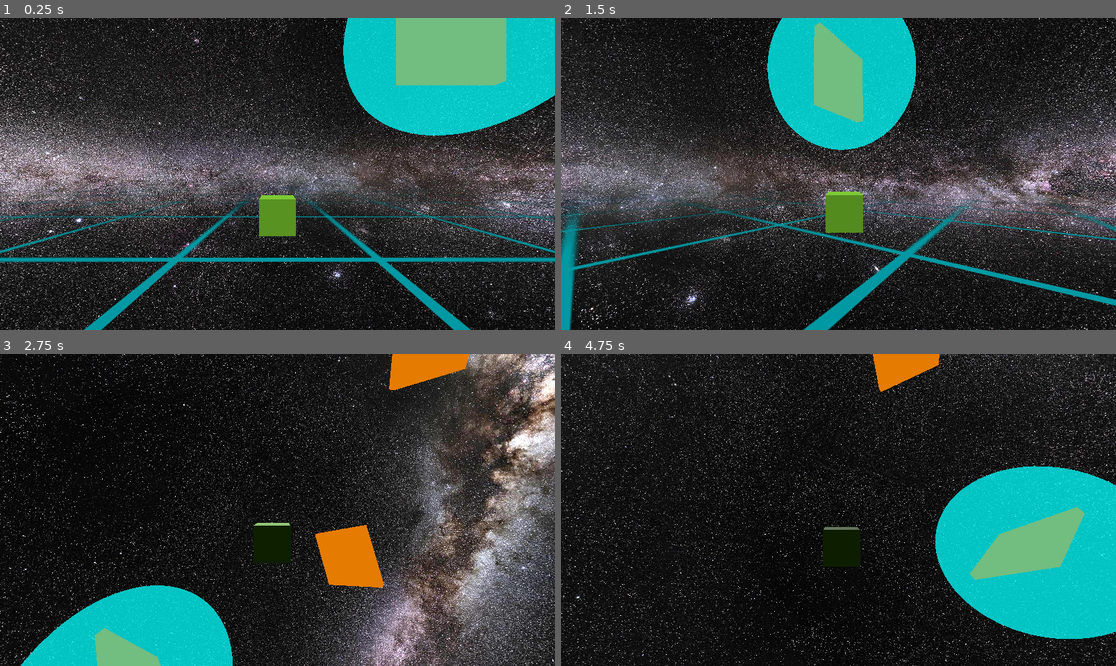
Above: before the commit, frames 1-4 (two rows, left to right).
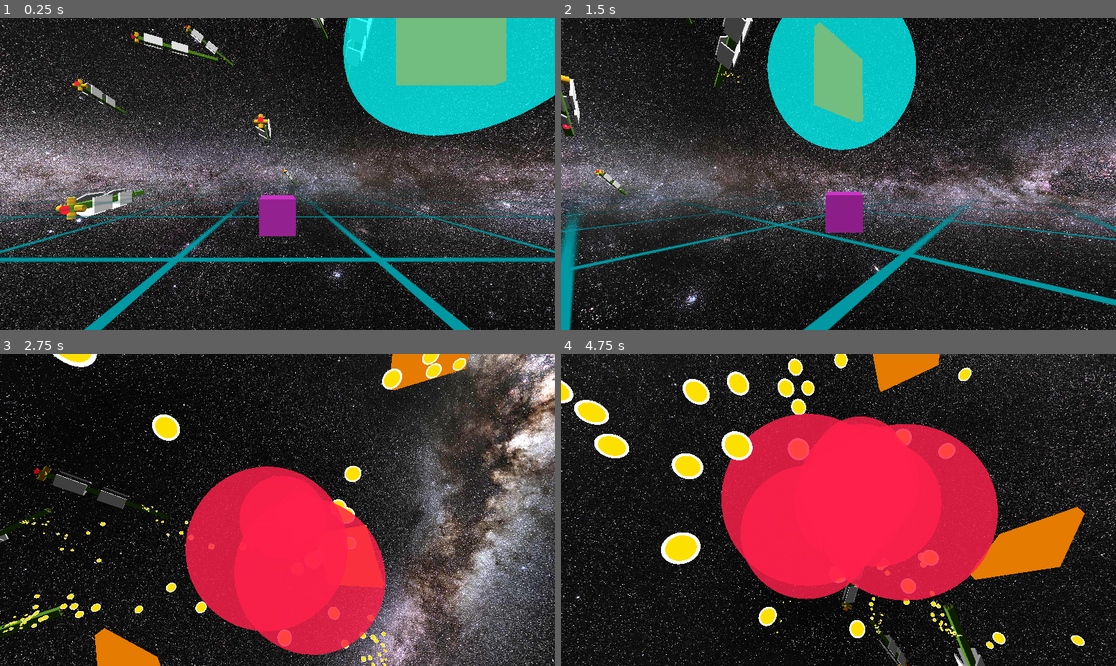
Above: after the commit, the same moments.

Repository: david-andrew/Aberration
Game: Godot game, scene res://world.tscn
Same seed, same stepped clock (60 frames per second), same inputs: the game is played once before the commit and once after it.
Inputs:
- Up to frame 1 (0.25 s): no input
- Up to frame 2 (1.5 s): hold Right (right) 0.53-1.28 s; hold A (a) 0.53-1.28 s; tap D (d) at 0.8, 1.35 s; hold Down (down) from 1.28 s (still down)
- Up to frame 3 (2.75 s): tap E (e) at 1.55 s; release Down (down) at 2.03 s; hold Right (right) from 2.03 s (still down); hold E (e) from 2.03 s (still down); tap Q (q) at 2.3 s
- Up to frame 4 (4.75 s): release Right (right) at 2.78 s; release E (e) at 2.78 s; hold Up (up) 2.78-3.53 s; tap Q (q) at 2.85 s; tap S (s) at 3.05 s; hold S (s) 3.53-4.28 s; hold Left (left) from 3.53 s (still down); tap W (w) at 3.8, 4.35 s; tap A (a) at 4.55 s

The runs differ from the first frame. In frame 1, 2.7% of the frame differs, in the area x 10-68%, y 0-70%; in frame 2, 2.0%; in frame 3, 26%; in frame 4, 41%, in the area x 0-100%, y 0-100%.

Commit message:
made ships point at player via look-at like function

Diff:
--- a/scenes/ThrustModule.gd
+++ b/scenes/ThrustModule.gd
@@ -13,35 +13,60 @@
 	assert(original_parent is ShipCore, "expected thrusters to be attached to a ship core")
 	super.link_module_to_core()
 
-func point_towards(target:Vector3, strength:float=1.0):
-	#DEBUG
+func point_towards(target:Vector3, delta:float):
 	if not original_parent.visible:
 		return
 
 	if get_parent() != original_parent:
 		return
-	# get target in local coordinates
-	var relative_diff = target * original_parent.global_transform
-	var local_target_dir = relative_diff.normalized()
+	#var current_orientation = global_transform.basis
+	#var target_orientation = (global_transform.origin - target).normalized()
+	var relative_diff = (target - original_parent.global_transform.origin)
+	#relative_diff += Vector3(randfn(0,1), randfn(0,1), randfn(0,1)) * relative_diff.length_squared() / 1000000
+	#var target_dir = (target - original_parent.global_transform.origin).normalized()
+	var target_dir = relative_diff.normalized()
+	var current_dir = -original_parent.global_transform.basis.z.normalized()
 
-	#TODO: maye these proportional to the angle difference
-	var dir_xz = Vector3(local_target_dir.x, 0, local_target_dir.z)
-	var y_strength = -Vector3.FORWARD.dot(dir_xz)/2 + 0.5
-	if Vector3.LEFT.dot(local_target_dir) > 0:
-		#print('positive rotation around Y ', y_strength)
-		original_parent.add_constant_torque(original_parent.basis * Vector3.UP * ROTATION_STRENGTH*y_strength)
-	else:
-		#print('negative rotation around Y ', y_strength)
-		original_parent.add_constant_torque(original_parent.basis * Vector3.DOWN * ROTATION_STRENGTH*y_strength)
-	var dir_yz = Vector3(0, local_target_dir.y, local_target_dir.z)
-	var x_strength = -Vector3.FORWARD.dot(dir_yz)/2 + 0.5
-	if Vector3.UP.dot(local_target_dir) > 0:
-		#print('positive rotation around x ', x_strength)
-		original_parent.add_constant_torque(original_parent.basis * Vector3.RIGHT * ROTATION_STRENGTH * x_strength)
-	else:
-		#print('negative rotation around x ', x_strength)
-		original_parent.add_constant_torque(original_parent.basis * Vector3.LEFT * ROTATION_STRENGTH * x_strength)
-
+	var angle = acos(clamp(current_dir.dot(target_dir), -1, 1))
+	var axis = current_dir.cross(target_dir).normalized()
+	print('rotation angle ', angle)
+	if angle > 0.01:
+		var rotation_amount = min(angle, 0.1 * delta)#rotation_speed * delta)
+		var rot = Quaternion(axis, rotation_amount)
+		original_parent.global_transform.basis = Basis(rot) * original_parent.global_transform.basis
+#
+#func point_towards(target:Vector3, strength:float=1.0):
+	###DEBUG
+	#if not original_parent.visible:
+		#return
+	#
+	#if get_parent() != original_parent:
+		#return
+		#
+	#var relative_diff = target * original_parent.global_transform
+	#var distance = relative_diff.length()
+	#original_parent.look_at(target, original_parent.basis.y)
+	### get target in local coordinates
+	##var local_target_dir = relative_diff.normalized()
+	##
+	###TODO: maye these proportional to the angle difference
+	##var dir_xz = Vector3(local_target_dir.x, 0, local_target_dir.z)
+	##var y_strength = -Vector3.FORWARD.dot(dir_xz)/2 + 0.5
+	##if Vector3.LEFT.dot(local_target_dir) > 0:
+		###print('positive rotation around Y ', y_strength)
+		##original_parent.add_constant_torque(original_parent.basis * Vector3.UP * ROTATION_STRENGTH*y_strength)
+	##else:
+		###print('negative rotation around Y ', y_strength)
+		##original_parent.add_constant_torque(original_parent.basis * Vector3.DOWN * ROTATION_STRENGTH*y_strength)
+	##var dir_yz = Vector3(0, local_target_dir.y, local_target_dir.z)
+	##var x_strength = -Vector3.FORWARD.dot(dir_yz)/2 + 0.5
+	##if Vector3.UP.dot(local_target_dir) > 0:
+		###print('positive rotation around x ', x_strength)
+		##original_parent.add_constant_torque(original_parent.basis * Vector3.RIGHT * ROTATION_STRENGTH * x_strength)
+	##else:
+		###print('negative rotation around x ', x_strength)
+		##original_parent.add_constant_torque(original_parent.basis * Vector3.LEFT * ROTATION_STRENGTH * x_strength)
+		##
 
 func translate_towards(target:Vector3, strength:float=1.0):
 	if get_parent() != original_parent:
--- a/scripts/LaserModule.gd
+++ b/scripts/LaserModule.gd
@@ -21,6 +21,11 @@
 	original_parent = get_parent()
 
 func shoot(physics_delta):
+	#DEBUG, for now don't use lasers
+	laser.visible = false
+	return
+
+
 	#only try to shoot again after a random number of frames
 	if not last_try_had_enough_power and randf() < 0.9:
 		return
--- a/scripts/ShipCore.gd
+++ b/scripts/ShipCore.gd
@@ -26,23 +26,23 @@
 	player = GameMaster.current_scene.find_child('Player')
 
 
-func _physics_process(_delta):
+func _physics_process(delta):
 	if not is_instance_valid(player):
 		return
 
 	if not is_instance_valid(thrusters):
 		return
-	#thrusters.translate_towards(player.global_position)
-	thrusters.point_towards(player.global_position)
-	#thrusters.thrust_forward(1.0)
+	thrusters.translate_towards(player.global_position)
+	thrusters.point_towards(player.global_position, delta)
+	thrusters.thrust_forward(1.0)
 	#apply_central_force(basis * Vector3.FORWARD * 1000)
 	pass
 
-	var local_angular = angular_velocity * global_basis
-	#local_angular.x = 1
-	local_angular.z = 0#sign(local_angular.z) * min(abs(local_angular.z), 0.1)
-	angular_velocity = global_basis * local_angular
-
+	#var local_angular = angular_velocity * global_basis
+	##local_angular.x = 1
+	#local_angular.z = 0#sign(local_angular.z) * min(abs(local_angular.z), 0.1)
+	#angular_velocity = global_basis * local_angular
+	#
 
 
 func destroy():
--- a/world.tscn
+++ b/world.tscn
@@ -58,77 +58,66 @@
 
 [node name="LargeShip5" parent="." instance=ExtResource("1_h85ca")]
 transform = Transform3D(0.965926, 0, 0.258819, 0, 1, 0, -0.258819, 0, 0.965926, -231.153, 99.0077, -267)
-visible = false
 
 [node name="TeamID" parent="LargeShip5" instance=ExtResource("6_pbg1v")]
 team = 0
 
 [node name="LargeShip6" parent="." instance=ExtResource("1_h85ca")]
 transform = Transform3D(0.5, 0, -0.866025, 0, 1, 0, 0.866025, 0, 0.5, -131.153, 168.008, -267)
-visible = false
 
 [node name="TeamID" parent="LargeShip6" instance=ExtResource("6_pbg1v")]
 team = 0
 
 [node name="LargeShip7" parent="." instance=ExtResource("1_h85ca")]
 transform = Transform3D(0.433013, 0.5, -0.75, -0.25, 0.866025, 0.433013, 0.866025, 0, 0.5, -131.153, 251.685, -397.906)
-visible = false
 
 [node name="TeamID" parent="LargeShip7" instance=ExtResource("6_pbg1v")]
 team = 0
 
 [node name="LargeShip8" parent="." instance=ExtResource("1_h85ca")]
 transform = Transform3D(0.808013, 0.433013, -0.399519, -0.25, 0.866025, 0.433013, 0.533494, -0.25, 0.808013, 40.8468, -9.99228, -691.366)
-visible = false
 
 [node name="TeamID" parent="LargeShip8" instance=ExtResource("6_pbg1v")]
 team = 0
 
 [node name="LargeShip2" parent="." instance=ExtResource("1_h85ca")]
 transform = Transform3D(0.965926, 0, -0.258819, 0, 1, 0, 0.258819, 0, 0.965926, 61.8468, 99.0077, -156)
-visible = false
 
 [node name="TeamID" parent="LargeShip2" instance=ExtResource("6_pbg1v")]
 team = 0
 
 [node name="LargeShip9" parent="." instance=ExtResource("1_h85ca")]
 transform = Transform3D(0.866026, 0, -0.5, 0, 1, 0, 0.5, 0, 0.866026, 61.8468, 240.008, -309)
-visible = false
 
 [node name="TeamID" parent="LargeShip9" instance=ExtResource("6_pbg1v")]
 team = 0
 
 [node name="LargeShip10" parent="." instance=ExtResource("1_h85ca")]
 transform = Transform3D(-0.5, -3.08008e-09, -0.866025, 0.224144, 0.965926, -0.129409, 0.836516, -0.258819, -0.482963, 61.8468, 240.008, -28)
-visible = false
 
 [node name="TeamID" parent="LargeShip10" instance=ExtResource("6_pbg1v")]
 team = 0
 
 [node name="LargeShip11" parent="." instance=ExtResource("1_h85ca")]
 transform = Transform3D(-0.974444, 0.224144, -0.0147546, 0.224144, 0.965926, -0.129409, -0.0147546, -0.129409, -0.991481, 61.8468, 274.008, -125)
-visible = false
 
 [node name="TeamID" parent="LargeShip11" instance=ExtResource("6_pbg1v")]
 team = 0
 
 [node name="LargeShip12" parent="." instance=ExtResource("1_h85ca")]
 transform = Transform3D(-0.851271, 0.12941, -0.508519, 0.224144, 0.965926, -0.129409, 0.474444, -0.224144, -0.851271, 61.8468, 147.008, -125)
-visible = false
 
 [node name="TeamID" parent="LargeShip12" instance=ExtResource("6_pbg1v")]
 team = 0
 
 [node name="LargeShip3" parent="." instance=ExtResource("1_h85ca")]
 transform = Transform3D(0.965926, 0, 0.258819, 0, 1, 0, -0.258819, 0, 0.965926, -128.153, -17.9923, -156)
-visible = false
 
 [node name="TeamID" parent="LargeShip3" instance=ExtResource("6_pbg1v")]
 team = 0
 
 [node name="LargeShip4" parent="." instance=ExtResource("1_h85ca")]
 transform = Transform3D(1, 0, 0, 0, 1, 0, 0, 0, 1, -14.1532, 46.0077, -220.332)
-visible = false
 
 [node name="TeamID" parent="LargeShip4" instance=ExtResource("6_pbg1v")]
 team = 0
@@ -155,7 +144,6 @@
 [node name="Laser" parent="Player" instance=ExtResource("4_c62u1")]
 
 [node name="TeamID" parent="Player" instance=ExtResource("6_pbg1v")]
-team = 0
 
 [node name="DirectionalLight3D" type="DirectionalLight3D" parent="."]
 transform = Transform3D(0.606566, -0.302769, -0.735125, 0.795013, 0.224463, 0.563534, -0.00561274, -0.926254, 0.376857, 0, 1.67446, 0)
